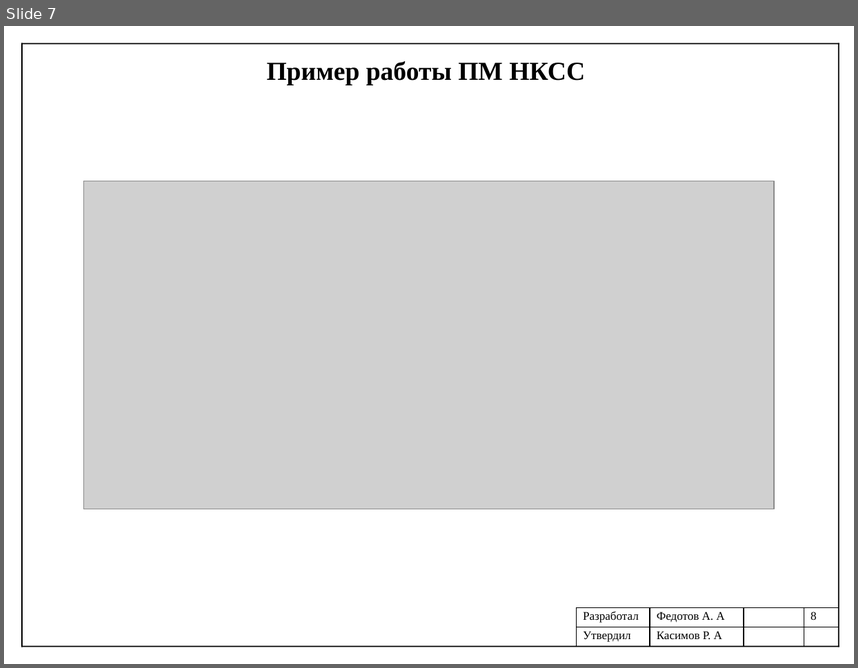
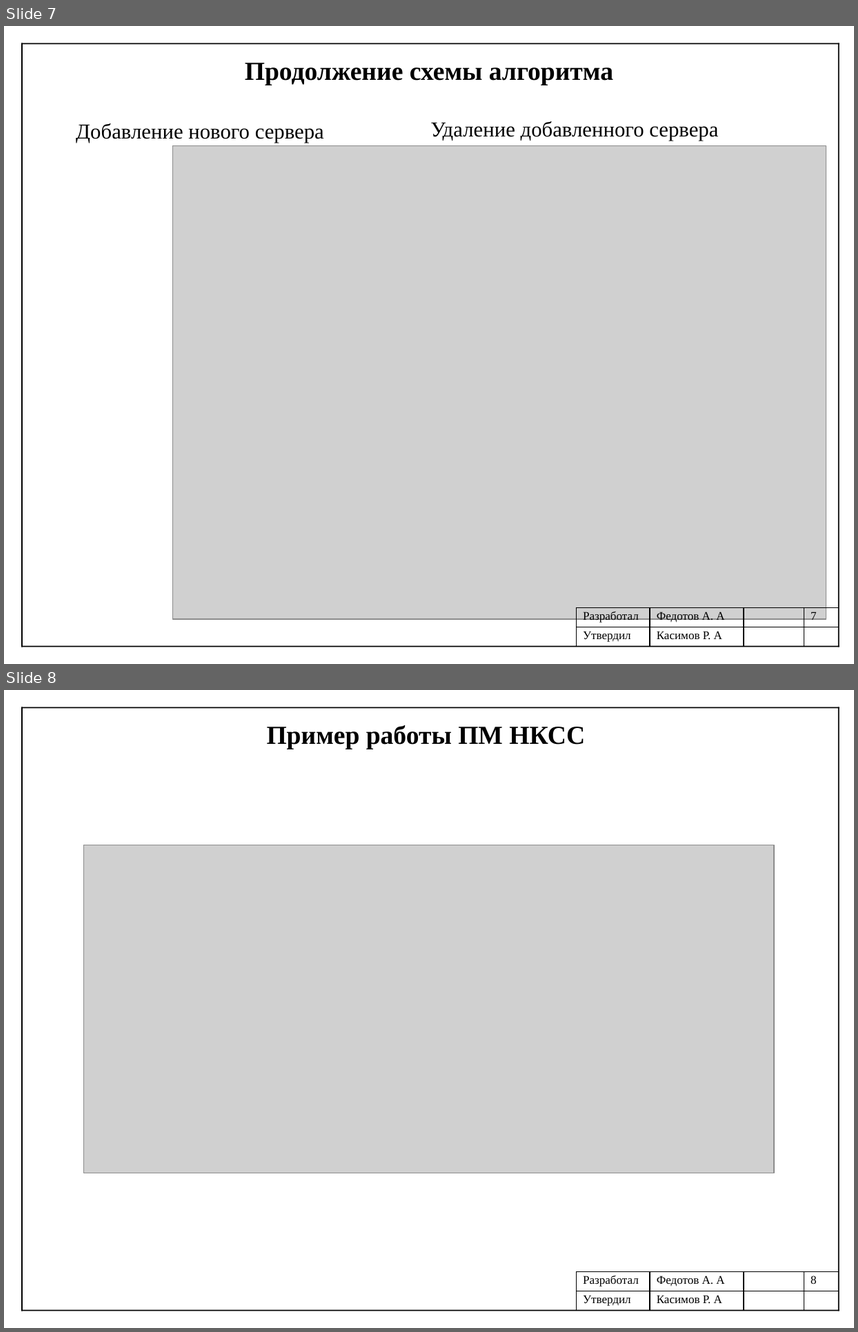
Before and after one commit to Shurpumpel/diplom, a slide deck: предзащита/Федотов_ПИН-41_Презентация.pptx. Shown one above the other, each under a label of ours: slide 7 before the commit, slides 7 and 8 after it. The pictures are 858x668 and 858x1332 pixels, drawn with LibreOffice and Linux fonts; fonts in the diff are those of the drawing; grey boxes stand for pictures. Boxes give left, top, right and bottom in pixels: in the first picture for what was removed or moved away, otherwise in the second. Text is boxed around its words. In the diff, an @@ line names an element or a change of style, - is before the commit and + after.

```diff
--- a/предзащита/Федотов_ПИН-41_Презентация.pptx
+++ b/предзащита/Федотов_ПИН-41_Презентация.pptx
@@ slide 7 added at [4,26,854,664], background #FFFFFF @@
@@ line added from (22, 44) to (22, 646), #000000 1 pt @@
@@ line added from (22, 44) to (839, 44), #000000 1 pt @@
@@ line added from (839, 44) to (839, 646), #000000 1 pt @@
@@ text added at [245,63,613,85], 22 pt, text #000000, bold @@
+Продолжение схемы алгоритма
@@ text added at [76,123,324,143], 18 pt, text #000000 @@
+Добавление нового сервера
@@ text added at [430,121,718,141], 18 pt, text #000000 @@
+Удаление добавленного сервера
@@ picture added at [173,146,827,619] @@
@@ table added at [576,608,839,646], 2 rows, 4 columns @@
+Разработал | Федотов А. А |  | 7
+Утвердил | Касимов Р. А |  | 
@@ line added from (22, 646) to (839, 646), #000000 1 pt @@
@@ what was slide 7 is now slide 8 @@
```
Also in this commit, not shown: 8 slides changed, 5 other files.
